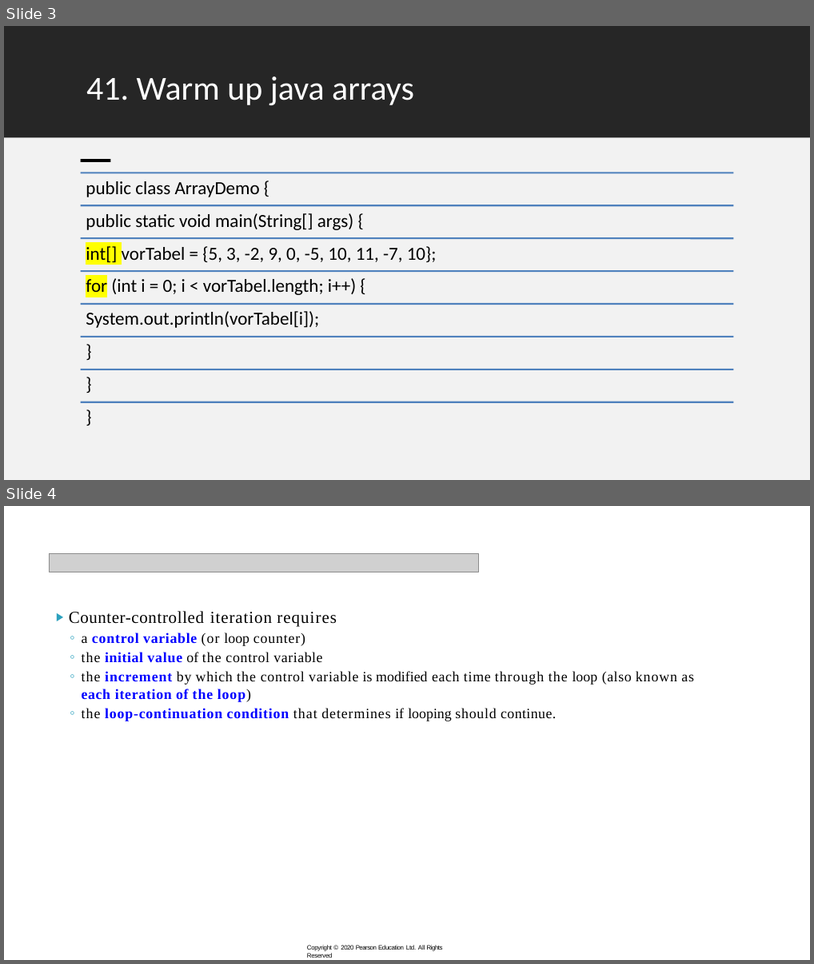
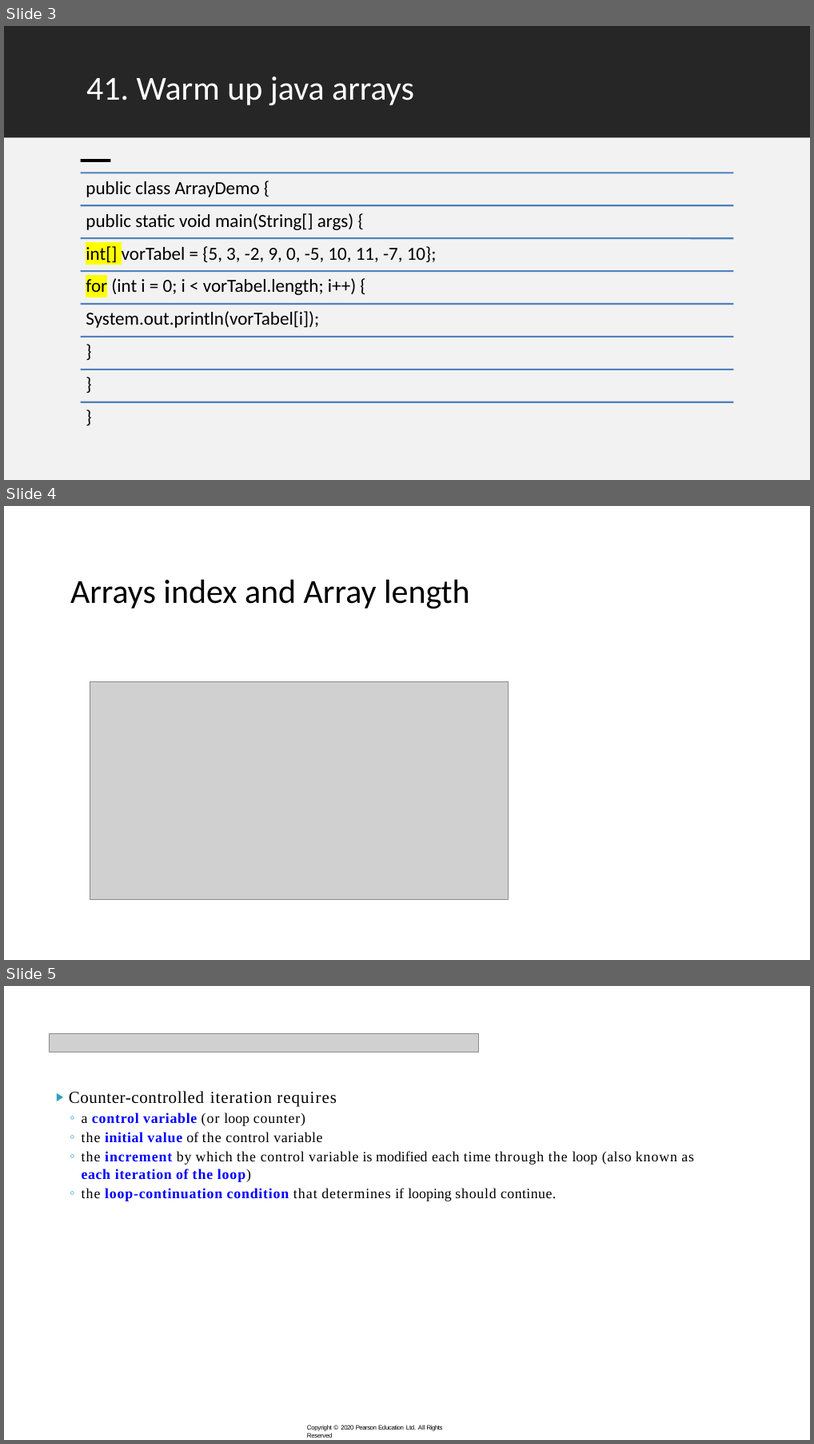
Before and after one commit to xiaoleibi/DMU26, a slide deck: ppt/uge39Loops.pptx. Shown one above the other, each under a label of ours: slides 3 and 4 before the commit, slides 3, 4 and 5 after it. The pictures are 814x964 and 814x1444 pixels, drawn with LibreOffice and Linux fonts; fonts in the diff are those of the drawing; grey boxes stand for pictures. Boxes give left, top, right and bottom in pixels: in the first picture for what was removed or moved away, otherwise in the second. Text is boxed around its words. In the diff, an @@ line names an element or a change of style, - is before the commit and + after.

```diff
--- a/ppt/uge39Loops.pptx
+++ b/ppt/uge39Loops.pptx
@@ slide 4 added at box(4, 506, 810, 960), background #FFFFFF @@
@@ text added at box(70, 580, 470, 609), 40 pt, text #000000 @@
+Arrays index and Array length
@@ picture added at box(90, 681, 509, 900) @@
@@ what was slide 4 is now slide 5 @@
```
Also in this commit, not shown: 1 slide changed, 4 other slides added, 1 slide removed, 2 other files.
